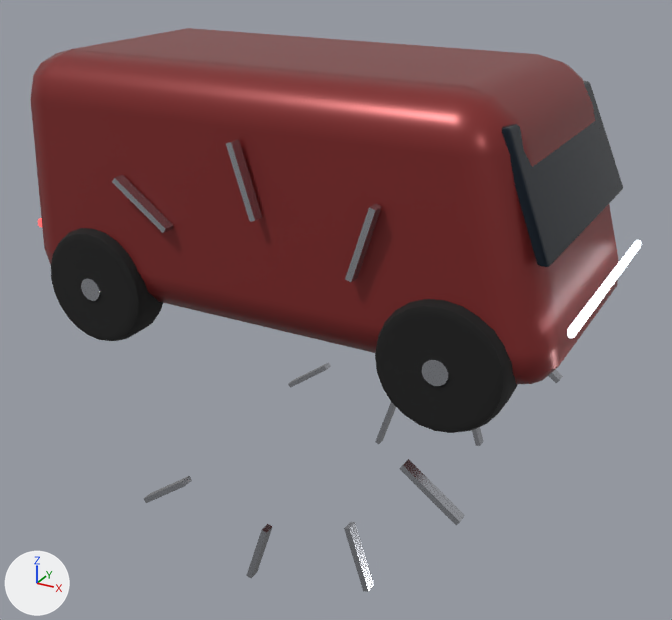
The glTF model SeatAtTheTable/public/assets/world/vehicles/ev-van.glb: old version first, new version second.
Before and after are seen from a 50 mm camera at (25.7, -46.0, 24.1) aimed at (0.4, 0.0, 1.1). Arrows for +X, +Y and +Z are at lower left; the lights stay in place. The first picture is the older version. Where no turn or scale is listed for an object, it has been applied to the vertices. Vertices at exactly the same position are counted once.

Objects in the first picture: 'lightbar-front', 'part-glass', 'part-paint', 'wheel-+11--1-hub', 'wheel-+11--1-tyre', 'wheel-+11-1-hub', 'wheel--11--1-hub', 'wheel--11--1-tyre'.
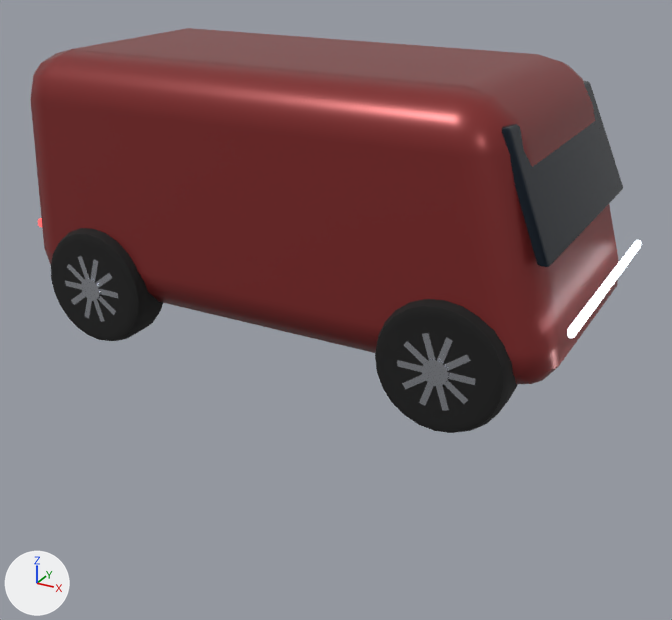
Where the newer file only moved an object's origin or applied its transform, the numbers keep the older frame.

The change, as a diff of the scene's bpy script:
```diff
--- a/SeatAtTheTable/public/assets/world/vehicles/ev-van.glb.py
+++ b/SeatAtTheTable/public/assets/world/vehicles/ev-van.glb.py
@@ me_cylinder_003 @@
 # used by ob_wheel__11_1_hub; location = (2.2, 8.66, -4.56)
-me_cylinder_003.from_pydata(...)  # 68 vertices, 112 faces; spans x -10.6..10.6, y -0.4..0.4, z -8.8..8.8
+me_cylinder_003.from_pydata(...)  # 68 vertices, 112 faces; spans x 6.6..10.6, y -0.4..0.4, z 6.1..10.0
+# me_cylinder_003 part 1: the loose piece of 8 vertices spanning x 6.9..10.3, y -0.3..0.3, z -0.3..2.4 is moved by (0.0, 0.0, 7.0)
+# me_cylinder_003 part 2: the loose piece of 8 vertices spanning x 3.7..5.3, y -0.3..0.3, z -6.6..-2.7 is moved by (4.1, 0.0, 12.7)
+# me_cylinder_003 part 3: the loose piece of 8 vertices spanning x -3.0..-1.4, y -0.3..0.3, z -8.8..-4.8 is moved by (10.8, 0.0, 14.9)
+# me_cylinder_003 part 4: the loose piece of 8 vertices spanning x -10.6..-7.2, y -0.3..0.3, z -5.9..-3.3 is moved by (17.5, 0.0, 12.7)
 me_cylinder_003.materials.append(mat_chrome)
@@ me_cylinder_001 @@
 # used by ob_wheel__11__1_hub; location = (2.2, -8.66, -4.56)
-me_cylinder_001.from_pydata(...)  # 68 vertices, 112 faces; spans x -10.6..10.6, y -0.4..0.4, z -8.8..8.8
+me_cylinder_001.from_pydata(...)  # 68 vertices, 112 faces; spans x 6.6..10.6, y -0.4..0.4, z 6.1..10.0
+# me_cylinder_001 part 5: the loose piece of 8 vertices spanning x 6.9..10.3, y -0.3..0.3, z -0.3..2.4 is moved by (0.0, 0.0, 7.0)
+# me_cylinder_001 part 6: the loose piece of 8 vertices spanning x 3.7..5.3, y -0.3..0.3, z -6.6..-2.7 is moved by (4.1, 0.0, 12.7)
+# me_cylinder_001 part 7: the loose piece of 8 vertices spanning x -3.0..-1.4, y -0.3..0.3, z -8.8..-4.8 is moved by (10.8, 0.0, 14.9)
+# me_cylinder_001 part 8: the loose piece of 8 vertices spanning x -10.6..-7.2, y -0.3..0.3, z -5.9..-3.3 is moved by (17.5, 0.0, 12.7)
 me_cylinder_001.materials.append(mat_chrome)
@@ me_cylinder_005 @@
 # used by ob_wheel__11__1_hub_1; location = (-0.14, -8.66, 7.76)
-me_cylinder_005.from_pydata(...)  # 68 vertices, 112 faces; spans x -12.7..12.7, y -0.4..0.4, z -5.6..5.6
+me_cylinder_005.from_pydata(...)  # 68 vertices, 112 faces; spans x -12.7..-8.6, y -0.4..0.4, z -6.2..-2.3
+# me_cylinder_005 part 9: the loose piece of 8 vertices spanning x -8.3..-4.8, y -0.3..0.3, z 0.1..2.7 is moved by (-4.1, 0.0, -5.7)
+# me_cylinder_005 part 10: the loose piece of 8 vertices spanning x -0.7..0.9, y -0.3..0.3, z 1.6..5.6 is moved by (-10.8, 0.0, -7.9)
+# me_cylinder_005 part 11: the loose piece of 8 vertices spanning x 6.0..7.6, y -0.3..0.3, z -0.5..3.4 is moved by (-17.5, 0.0, -5.7)
+# me_cylinder_005 part 12: the loose piece of 8 vertices spanning x 9.2..12.7, y -0.3..0.3, z -5.6..-2.9 is moved by (-21.6, 0.0, 0.0)
 me_cylinder_005.materials.append(mat_chrome)
```

Where the change shows, as pixel boxes [x1, y1, x2, y2] in the pictures (672 x 620 px; the box of a moved part takes in the faces that stretch with it):
'wheel-+11--1-hub', reshaped (75% narrower, 66% shorter)
    before: [144, 359, 465, 592]
    after: [397, 333, 475, 411]
'wheel--11--1-hub', reshaped
    before: [81, 140, 382, 301]
    after: [65, 256, 118, 322]
'wheel-+11-1-hub', reshaped (not visible afterwards)
    before: [288, 363, 563, 446]
part 1 of me_cylinder_003, moved or reshaped (not visible afterwards)
    before: [548, 369, 563, 383]
part 2 of me_cylinder_003, moved or reshaped (not visible afterwards)
    before: [472, 427, 484, 446]
part 3 of me_cylinder_003, moved or reshaped (not visible afterwards)
    before: [375, 402, 396, 444]
part 4 of me_cylinder_003, moved or reshaped (not visible afterwards)
    before: [288, 363, 331, 388]
part 5 of me_cylinder_001, moved or reshaped
    before: [400, 459, 465, 525]
    after: [404, 341, 468, 404]
part 6 of me_cylinder_001, moved or reshaped
    before: [344, 522, 374, 592]
    after: [422, 333, 449, 411]
part 7 of me_cylinder_001, moved or reshaped
    before: [246, 524, 272, 578]
    after: [419, 337, 452, 406]
part 8 of me_cylinder_001, moved or reshaped
    before: [144, 476, 192, 503]
    after: [402, 355, 471, 389]
part 9 of me_cylinder_005, moved or reshaped
    before: [112, 175, 173, 233]
    after: [67, 264, 116, 315]
part 10 of me_cylinder_005, moved or reshaped
    before: [226, 140, 262, 222]
    after: [78, 256, 105, 322]
part 11 of me_cylinder_005, moved or reshaped
    before: [345, 204, 382, 282]
    after: [85, 259, 98, 318]
part 12 of me_cylinder_005, moved or reshaped (not visible before)
    after: [71, 273, 112, 305]
